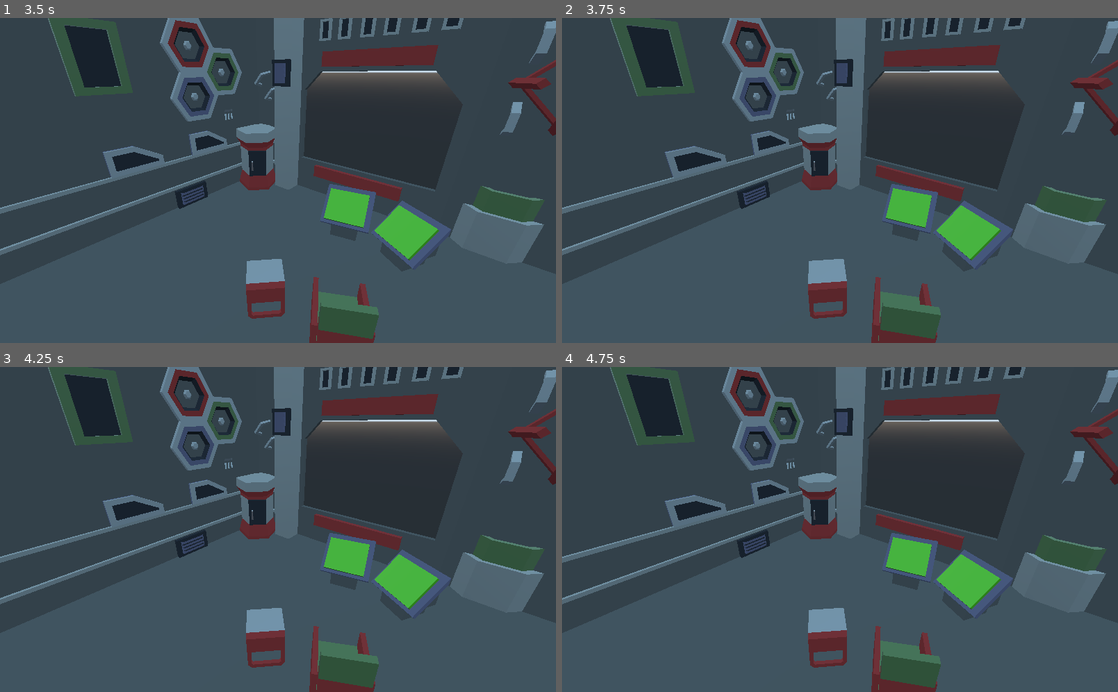
Above: before the commit, frames 1-4 (two rows, left to right).
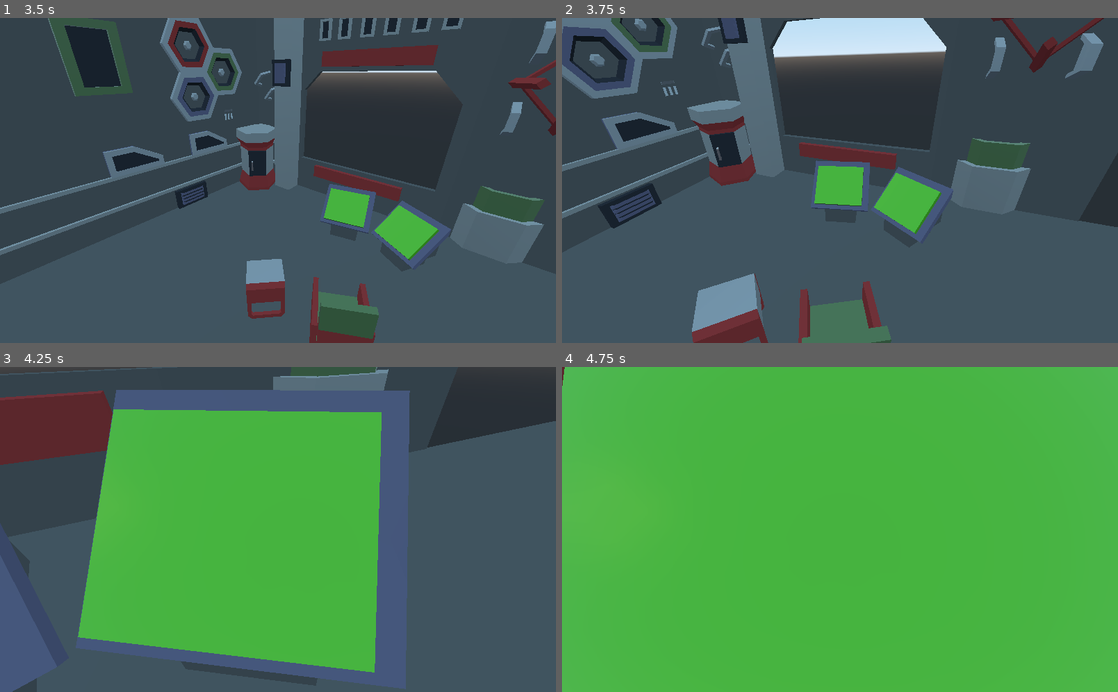
Above: after the commit, the same moments.

Repository: bergmarklund/coronajam19
Game: Godot game, scene res://main.tscn
The game is run twice, just before and just after one commit, with the same random seed, the same clock (stepped at 60 frames per second) and the same inputs.
Inputs (mouse positions are in pixels of both pictures, inside the frame that each line leads up to):
- Up to frame 1 (3.5 s): tap Enter at 0.5, 2 s; move the mouse to (400, 164) at 0.52 s; click (400, 164) at 0.67 s; tap Space at 1.25, 2.75 s; move the mouse to (166, 196) at 1.27 s; click (166, 196) at 1.42 s; move the mouse to (333, 109) at 2.02 s; click (333, 109) at 2.17 s; move the mouse to (250, 245) at 2.77 s; click (250, 245) at 2.92 s
- Up to frame 2 (3.75 s): tap Enter at 3.5 s; move the mouse to (1006, 229) at 3.52 s; click (1006, 229) at 3.67 s
- Up to frame 3 (4.25 s): no input
- Up to frame 4 (4.75 s): move the mouse to (673, 480) at 4.27 s; click (673, 480) at 4.42 s

Frame 1 is identical in both runs. In frame 2, 36% of the frame differs, in the area x 0-100%, y 0-100%; in frame 3, 62%; in frame 4, 98%.

Commit message:
addded clickable area and made zoom to consoles

Diff:
--- /dev/null
+++ b/clickable_area.gd
@@ -0,0 +1,27 @@
+extends Node
+signal area_clicked()
+
+export (NodePath) var area_path = null
+
+var mouse_over = false
+var area = null
+
+func _ready():
+	area = get_node(area_path)
+	area.connect("mouse_entered", self, "_mouse_entered_area")
+	area.connect("mouse_exited", self, "_mouse_exited_area")
+
+func _process(delta):
+	pass
+
+func _mouse_entered_area():
+	mouse_over = true
+
+func _mouse_exited_area():
+	mouse_over = false
+
+func _input(event):
+	if event is InputEventMouseButton:
+		if(event.pressed && event.button_index == BUTTON_LEFT):
+			if(mouse_over):
+				emit_signal("area_clicked")
--- a/spaceship.gd
+++ b/spaceship.gd
@@ -15,3 +15,14 @@
 # Called every frame. 'delta' is the elapsed time since the previous frame.
 #func _process(delta):
 #	pass
+func _input(event):
+	if event is InputEventMouseButton:
+		if(event.pressed && event.button_index == BUTTON_RIGHT):
+			$InterpolatedCamera.set_target($camera_origin)
+
+func _on_nav_console_area_clicked():
+	$InterpolatedCamera.set_target($camera_console_nav)
+
+
+func _on_msg_console_area_clicked():
+	$InterpolatedCamera.set_target($camera_console_msg)
--- a/spaceship.tscn
+++ b/spaceship.tscn
@@ -1,7 +1,8 @@
-[gd_scene load_steps=4 format=2]
+[gd_scene load_steps=5 format=2]
 
 [ext_resource path="res://assets/spaceship_interior/SpaceShip_test1.glb" type="PackedScene" id=1]
 [ext_resource path="res://spaceship.gd" type="Script" id=2]
+[ext_resource path="res://clickable_area.gd" type="Script" id=3]
 
 [sub_resource type="BoxShape" id=1]
 extents = Vector3( 0.5, 0.5, 0.5 )
@@ -15,20 +16,32 @@
 [node name="InterpolatedCamera" type="InterpolatedCamera" parent="."]
 transform = Transform( 0.642788, 0.323744, -0.694272, 0, 0.906308, 0.422618, 0.766044, -0.271654, 0.582563, 0, 3, 0 )
 target = NodePath("../camera_console_nav")
+speed = 4.0
 enabled = true
 
 [node name="camera_console_msg" type="Spatial" parent="."]
-transform = Transform( 1, 0, 0, 0, 1, 0, 0, 0, 1, 3.67791, 0.663902, -0.249123 )
+transform = Transform( 0.34202, 0.538986, -0.769751, 0, 0.819152, 0.573577, 0.939693, -0.196175, 0.280166, 3.67791, 0.663902, -1.41708 )
 
 [node name="camera_console_nav" type="Spatial" parent="."]
-transform = Transform( 1, 0, 0, 0, 1, 0, 0, 0, 1, 3.67791, 0.663902, -0.249123 )
+transform = Transform( -0.5, 0.55667, -0.663414, 0, 0.766044, 0.642788, 0.866025, 0.321394, -0.383022, 3.61805, 0.768131, -0.551211 )
 
 [node name="camera_origin" type="Spatial" parent="."]
 transform = Transform( 0.642788, 0.323744, -0.694272, 0, 0.906308, 0.422618, 0.766044, -0.271654, 0.582563, 0, 3, 0 )
 
 [node name="nav_console" type="Area" parent="."]
-transform = Transform( 1, 0, 0, 0, 1, 0, 0, 0, 1, 3.65628, 0.593925, 0 )
+transform = Transform( 1, 0, 0, 0, 1, 0, 0, 0, 1, 3.65628, 0.593925, -0.402495 )
+script = ExtResource( 3 )
+area_path = NodePath(".")
 
 [node name="CollisionShape" type="CollisionShape" parent="nav_console"]
-transform = Transform( 1, 0, 0, 0, 1, 0, 0, 0, 1, 0, 0, -0.309809 )
 shape = SubResource( 1 )
+
+[node name="msg_console" type="Area" parent="."]
+transform = Transform( 1, 0, 0, 0, 1, 0, 0, 0, 1, 3.65628, 0.593925, -1.47458 )
+script = ExtResource( 3 )
+area_path = NodePath("../msg_console")
+
+[node name="CollisionShape" type="CollisionShape" parent="msg_console"]
+shape = SubResource( 1 )
+[connection signal="area_clicked" from="nav_console" to="." method="_on_nav_console_area_clicked"]
+[connection signal="area_clicked" from="msg_console" to="." method="_on_msg_console_area_clicked"]
